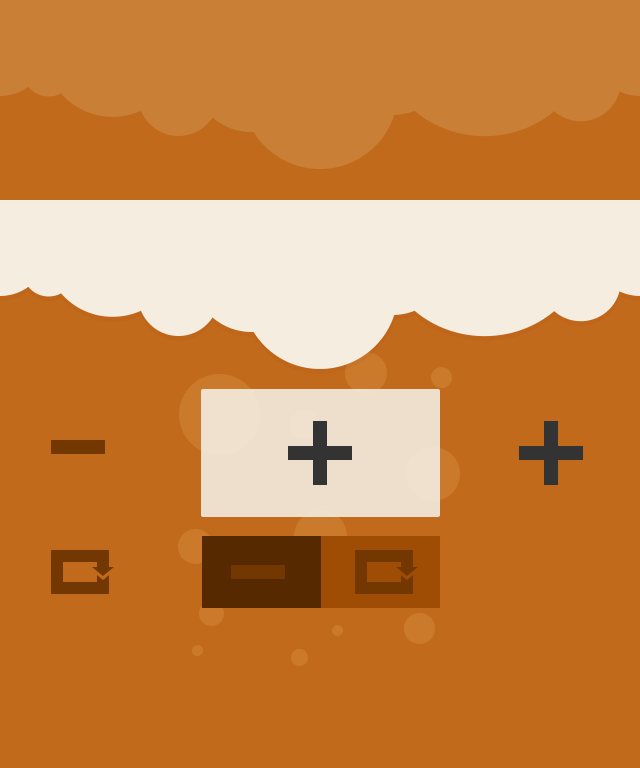
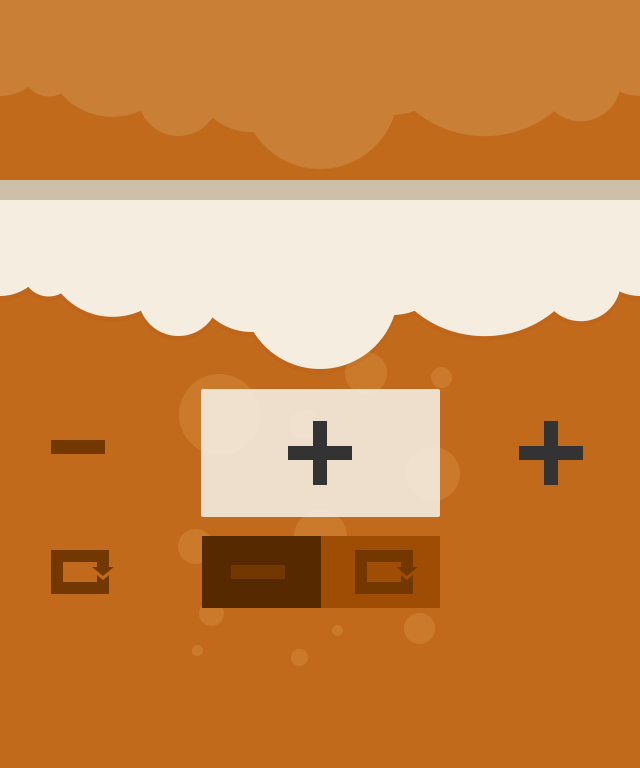
Layers edited between the first and the second 640 × 768 image:
added layer "Rectangle 4" above "3" over [0, 180, 640, 200]
